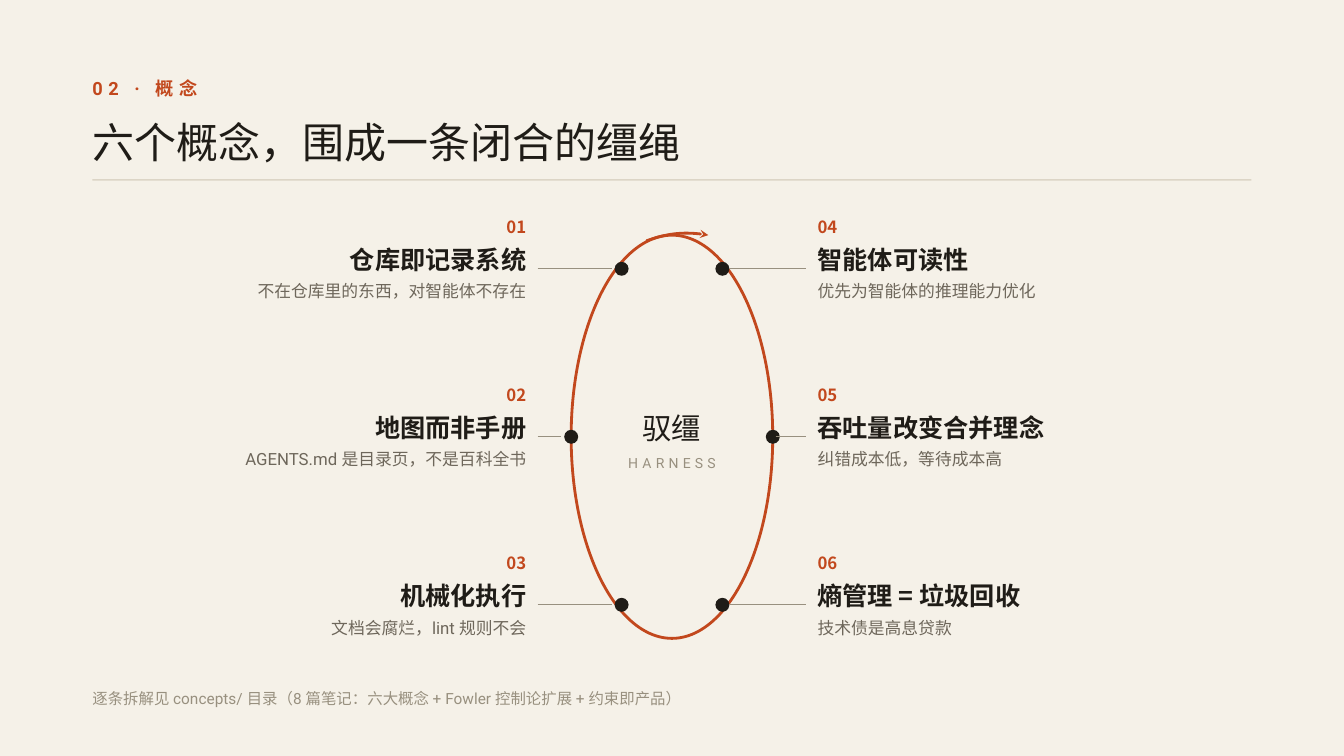
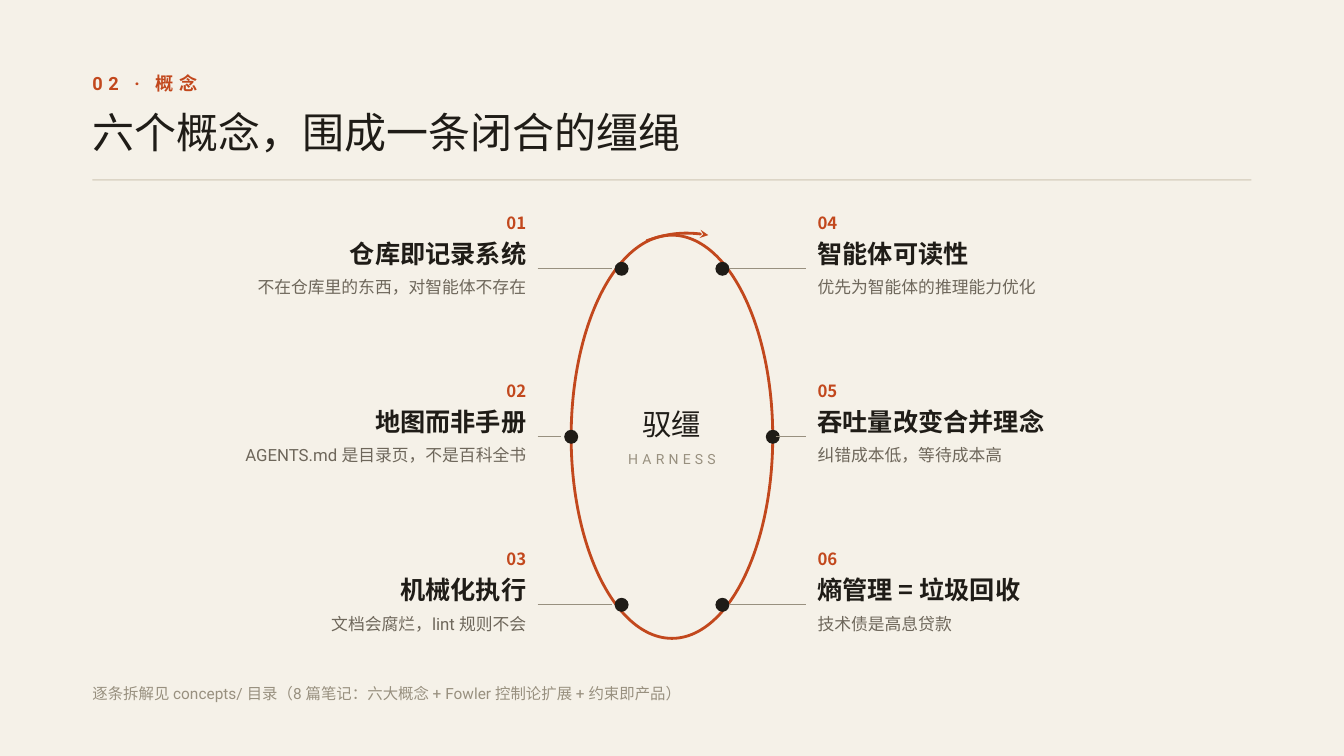
Before and after one commit to deusyu/harness-engineering, a slide deck: slide 3 of works/harness-engineering-intro-deck/deck/deck.pptx. Drawn at 1344x756 pixels with LibreOffice and Linux fonts; fonts in the diff are those of the drawing. Boxes give left, top, right and bottom in pixels: in the first picture for what was removed or moved away, otherwise in the second. Text is boxed around its words. In the diff, an @@ line names an element or a change of style, - is before the commit and + after.

```diff
--- a/works/harness-engineering-intro-deck/deck/deck.pptx
+++ b/works/harness-engineering-intro-deck/deck/deck.pptx
@@ text "02 · 概念" at (92, 74, 198, 92): line spacing 1.2 to 15.6pt @@
@@ text "六个概念，围成一条闭合的缰绳" at (92, 112, 680, 153): line spacing 1.2 to 36pt @@
@@ text "驭缰" at (643, 410, 702, 438): line spacing 1.2 to 25.2pt @@
@@ text "HARNESS" at (628, 454, 715, 464): line spacing 1.2 to 12pt @@
@@ line spacing 1.2 to 21.6pt in 6 elements at (350, 241, 526, 266), (375, 409, 526, 434), (400, 577, 526, 602), (818, 241, 969, 266), (818, 409, 1045, 434), (818, 577, 1020, 602) @@
@@ line spacing 1.2 to 14.4pt in 12 elements at (506, 216, 526, 229), (258, 279, 527, 295), (506, 384, 526, 397), (245, 447, 527, 463), (506, 552, 526, 565), (331, 616, 526, 632), (818, 216, 838, 229), (818, 279, 1036, 295), (818, 384, 838, 397), (818, 447, 1003, 463), (818, 552, 838, 565), (818, 616, 952, 632) @@
@@ text "逐条拆解见 concepts/ 目录（8 篇笔记：六大概念 + ..." at (92, 686, 682, 702): line spacing 1.45 to 15.9pt @@
```
Also in this commit, not shown: 9 other slides changed, 18 other files.
